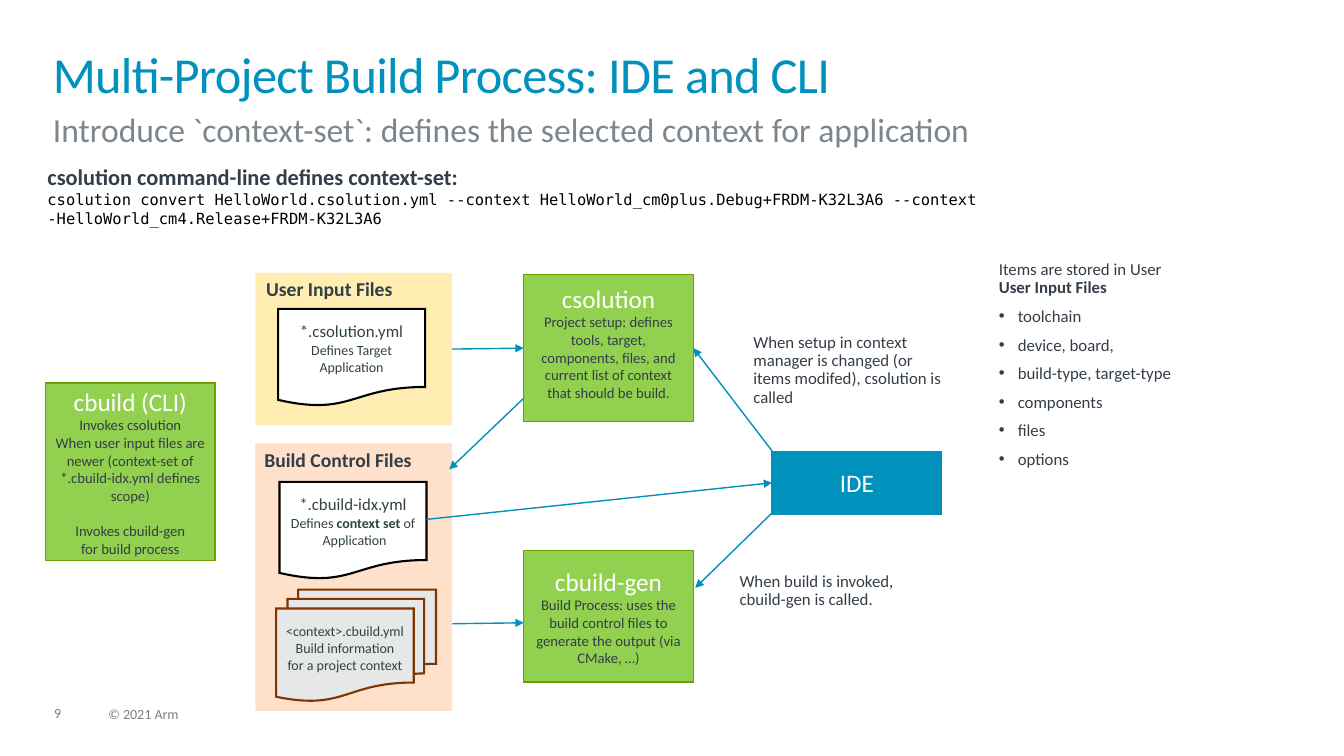
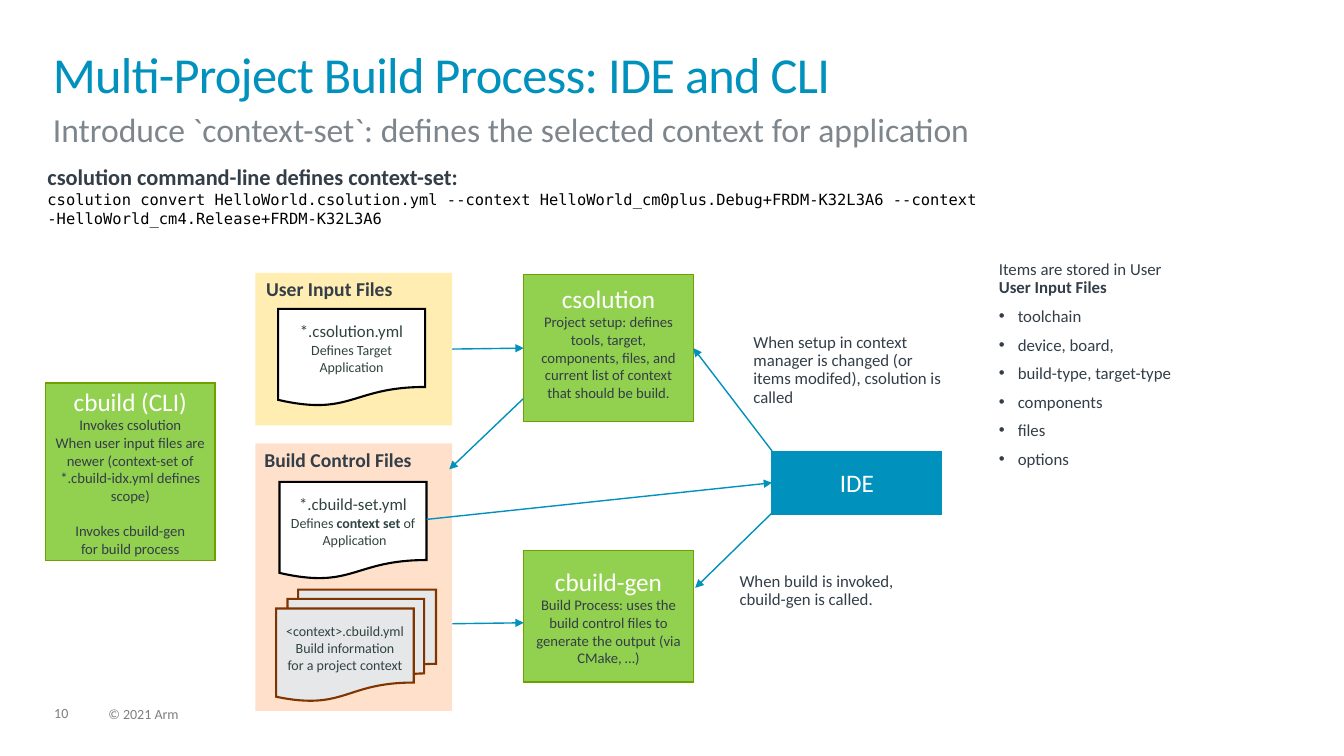
Before and after one commit to Open-CMSIS-Pack/cmsis-toolbox, a slide deck: slide 10 of docs/images/overview.pptx (slide 9 before the commit). Drawn at 1344x756 pixels with LibreOffice and Linux fonts; fonts in the diff are those of the drawing. Boxes give left, top, right and bottom in pixels: in the first picture for what was removed or moved away, otherwise in the second. Text is boxed around its words. In the diff, an @@ line names an element or a change of style, - is before the commit and + after.

```diff
--- a/docs/images/overview.pptx
+++ b/docs/images/overview.pptx
@@ text in flow chart document at (x1=291, y1=498, x2=416, y2=548): text changed @@
-*.cbuild-idx.yml
-Defines context set of Application
+*.cbuild-set.yml
+Defines context set of Application
@@ page number at (x1=54, y1=709, x2=68, y2=718): text changed @@
-9
+10
```
Also in this commit, not shown: 3 other slides changed, 2 slides added, 1 slide removed, 7 other files.
